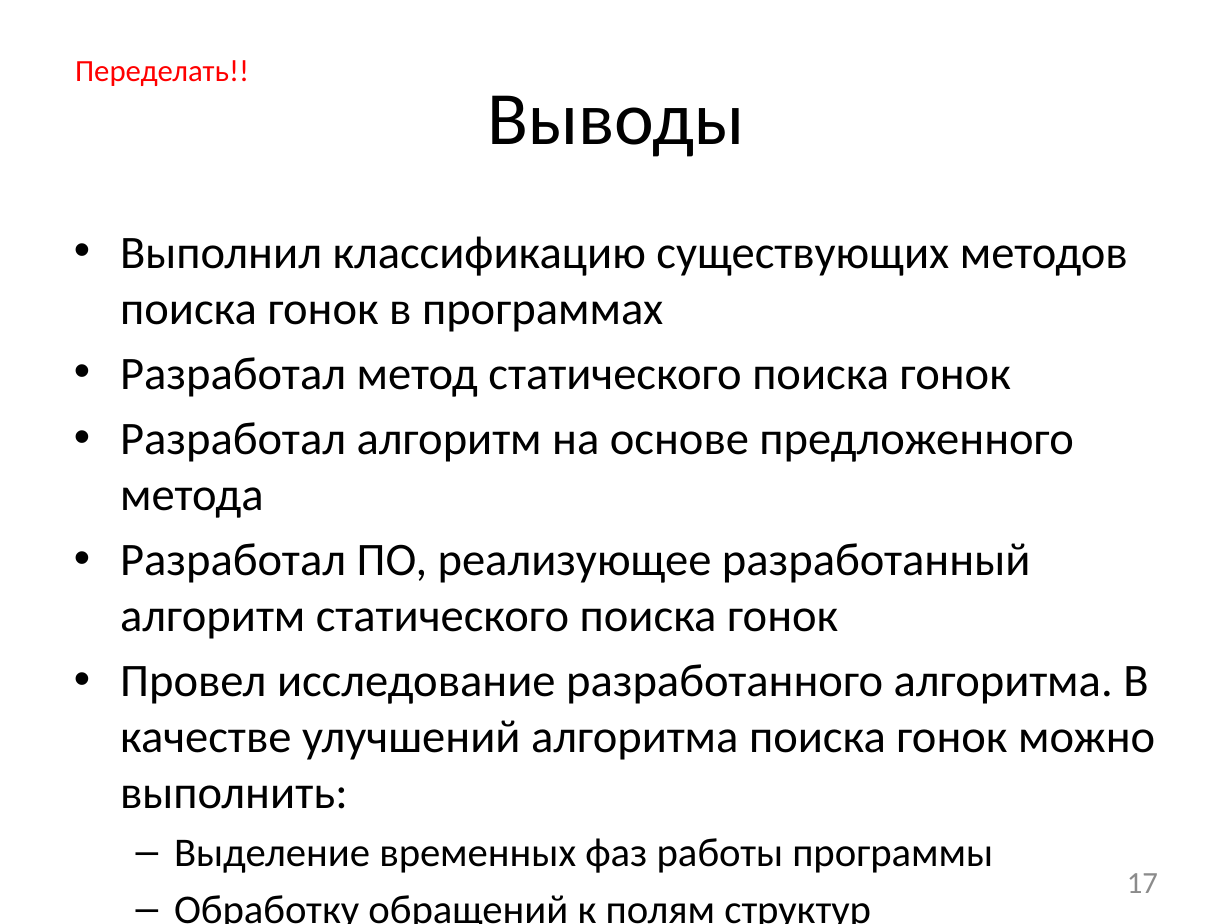
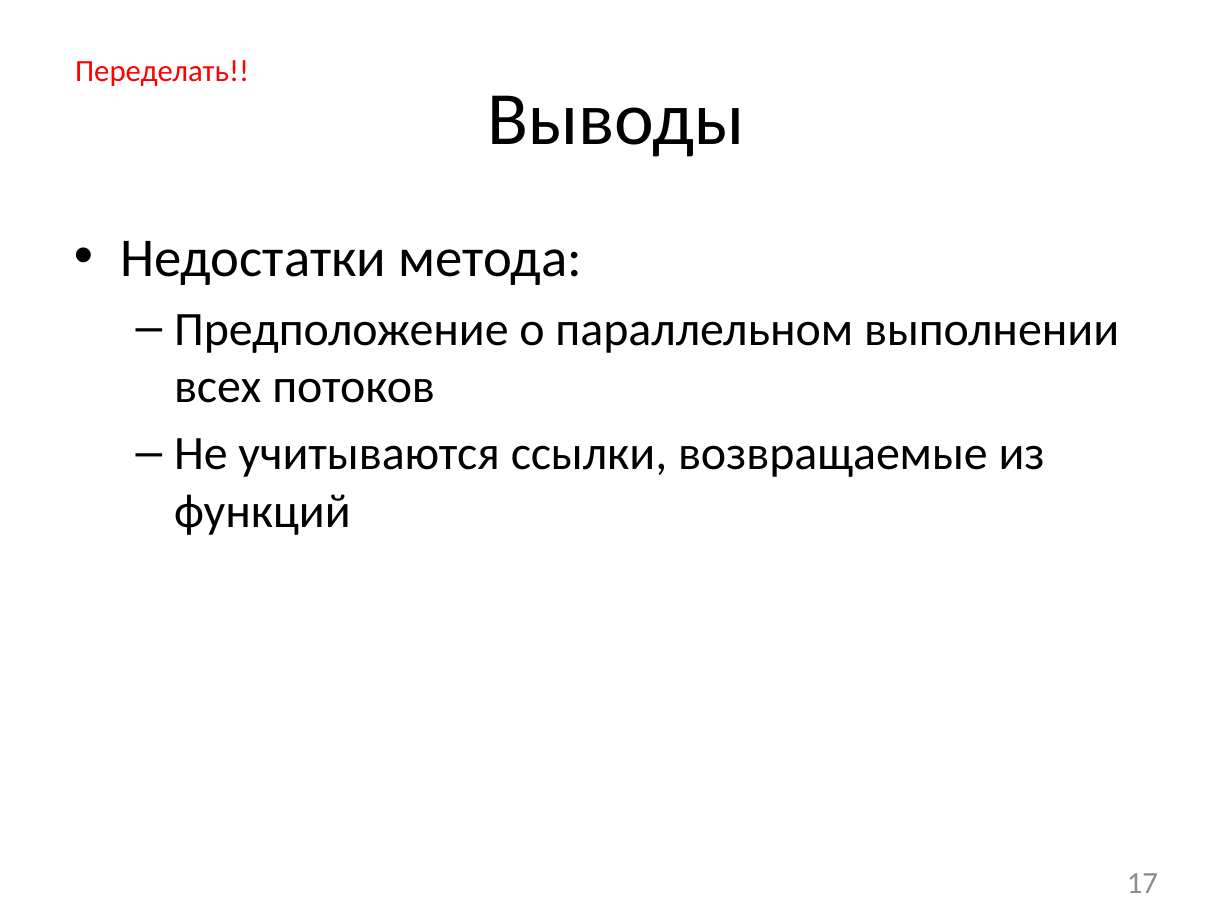
Before and after one commit to afrolovskiy/diplom, a slide deck: slide 17 of presentations/diplom/static race detection.pptx. Drawn at 1232x924 pixels with LibreOffice and Linux fonts; fonts in the diff are those of the drawing. Boxes give left, top, right and bottom in pixels: in the first picture for what was removed or moved away, otherwise in the second. Text is boxed around its words. In the diff, an @@ line names an element or a change of style, - is before the commit and + after.

```diff
--- a/presentations/diplom/static race detection.pptx
+++ b/presentations/diplom/static race detection.pptx
@@ text at <box>120,241,1119,535</box>: text changed; size 27.2 to 28 pt @@
-• Выполнил классификацию существующих методов поиска гонок в программах
-• Разработал метод статического поиска гонок
-• Разработал алгоритм на основе предложенного метода
-• Разработал ПО, реализующее разработанный алгоритм статического поиска гонок
-• Провел исследование разработанного алгоритма. В качестве улучшений алгоритма поиска гонок можно выполнить:
-  – Выделение временных фаз работы программы
-  – Обработку обращений к полям структур
+• Недостатки метода:
+  – Предположение о параллельном выполнении всех потоков
+  – Не учитываются ссылки, возвращаемые из функций
```
Also in this commit, not shown: 3 other slides changed, 1 other file.
